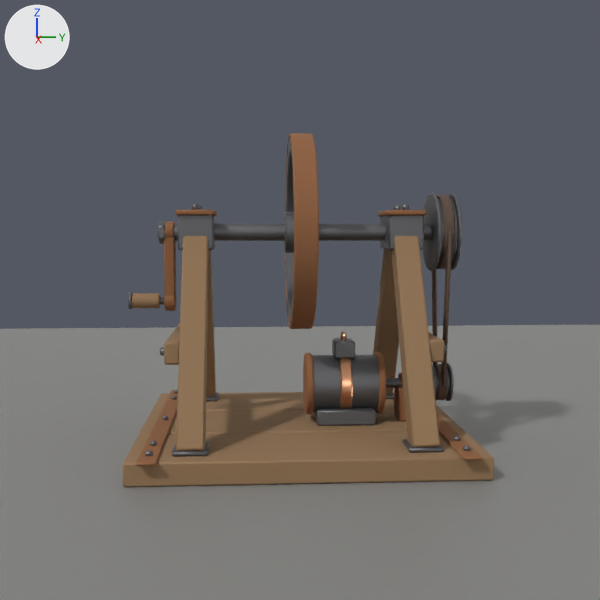
A saved change to the Blender file Art/feCrank/feCrank.blend.
The view is the same before and after, from the file's camera 'fePreviewCam'. The axes (+X, +Y, +Z) are drawn at upper left. The lights are the same throughout. The picture after the commit comes second.

The older version as bpy lines, for what is in view:
```python
ob_fecrank_base = bpy.data.objects.new('feCrank_Base', me_fecrank_base)
ob_fecrank_base.location = (0.0, 0.0, 0.0)
ob_fecrank_rotor = bpy.data.objects.new('feCrank_Rotor', me_fecrank_rotor)
ob_fecrank_rotor.parent = ob_fecrank_base
ob_fecrank_rotor.location = (0.0, 0.0, 0.62)
ob_fepreviewfloor = bpy.data.objects.new('fePreviewFloor', me_plane)
ob_fepreviewfloor.location = (0.0, 0.0, -0.001)
```
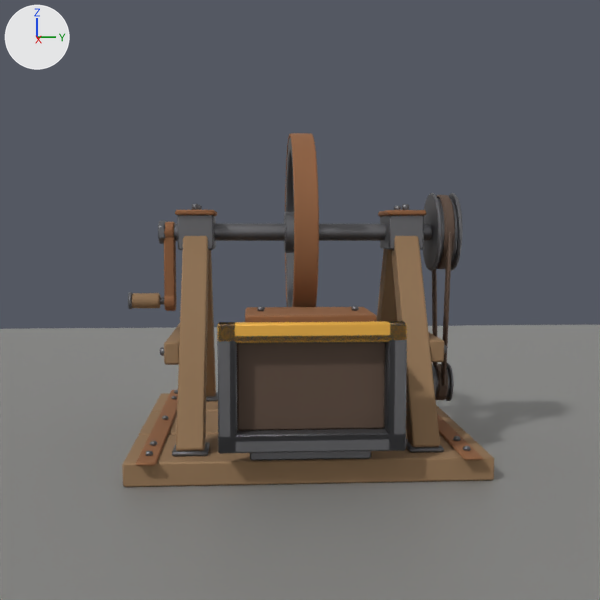
What the commit changed:
Material 'feCrank_PortOut' (mat_fecrank_portout) is new.
Its base color is (0.85, 0.45, 0.06) (orange #edb345).
Its metallic is 0.2.
Its roughness is 0.6.
me_fecrank_base is used by ob_fecrank_base; location (0.0, 0.0, 0.0).
me_fecrank_base had 800 vertices, 616 faces and spanned x -0.47..0.47, y -0.46..0.46, z 0.0..0.73.
me_fecrank_base now has 960 vertices, 732 faces and spans x -0.47..0.5, y -0.46..0.46, z 0.0..0.73.
me_fecrank_base part 1: a new loose piece, a box spanning x 0.24..0.44, y -0.15..0.15, z 0.06..0.4, in mat_fecrank_iron (grey #6f6f73).
me_fecrank_base part 2: a new loose piece, a box spanning x 0.23..0.45, y -0.16..0.16, z 0.4..0.42, in mat_fecrank_rust (brown #996945).
me_fecrank_base part 3: a new loose piece, a box spanning x 0.44..0.5, y 0.18..0.2, z 0.12..0.38, in mat_fecrank_iron (grey #6f6f73).
me_fecrank_base part 4: a new loose piece, a box spanning x 0.44..0.5, y -0.2..0.2, z 0.12..0.14, in mat_fecrank_iron (grey #6f6f73).
me_fecrank_base part 5: a new loose piece, a box spanning x 0.44..0.5, y -0.2..-0.18, z 0.12..0.38, in mat_fecrank_iron (grey #6f6f73).
me_fecrank_base part 6: a new loose piece, a box spanning x 0.44..0.5, y -0.2..0.2, z 0.36..0.38, in mat_fecrank_iron (grey #6f6f73).
me_fecrank_base part 7: a new loose piece, a box spanning x 0.44..0.46, y -0.18..0.18, z 0.14..0.36, in mat_fecrank_leather (brown #594538).
me_fecrank_base part 8: a new loose piece, a box spanning x 0.46..0.5, y 0.18..0.225, z 0.095..0.405, in mat_fecrank_iron (grey #6f6f73).
me_fecrank_base part 9: a new loose piece, a box spanning x 0.46..0.5, y -0.225..-0.18, z 0.095..0.405, in mat_fecrank_iron (grey #6f6f73).
me_fecrank_base part 10: a new loose piece, a box spanning x 0.46..0.5, y -0.225..0.225, z 0.095..0.14, in mat_fecrank_iron (grey #6f6f73).
me_fecrank_base part 11: a new loose piece, a box spanning x 0.46..0.5, y -0.225..0.225, z 0.36..0.405, in mat_fecrank_portout (orange #edb345).
Other edits to the shape of me_fecrank_base do not show in these pictures.
me_fecrank_base gains material mat_fecrank_portout (orange #edb345).

Location of each change, [x1, y1, x2, y2] in pixels of the pictures (600 x 600 px):
part 1 of me_fecrank_base, added
    after: [250, 451, 371, 461]
part 2 of me_fecrank_base, added (brown)
    after: [245, 307, 377, 322]
part 3 of me_fecrank_base, added
    after: [384, 335, 395, 439]
part 4 of me_fecrank_base, added
    after: [230, 428, 394, 442]
part 5 of me_fecrank_base, added
    after: [230, 336, 237, 442]
part 6 of me_fecrank_base, added
    after: [230, 335, 395, 343]
part 7 of me_fecrank_base, added (brown)
    after: [237, 342, 385, 431]
part 8 of me_fecrank_base, added
    after: [385, 321, 407, 451]
part 9 of me_fecrank_base, added
    after: [217, 322, 237, 454]
part 10 of me_fecrank_base, added
    after: [218, 429, 406, 454]
part 11 of me_fecrank_base, added (orange)
    after: [217, 321, 407, 343]
